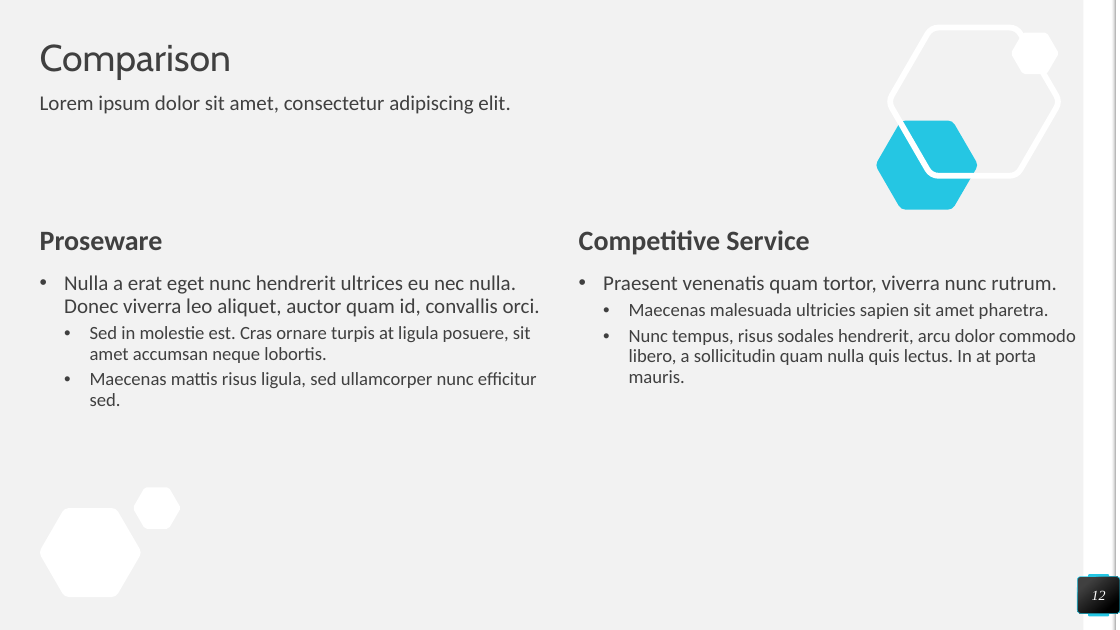
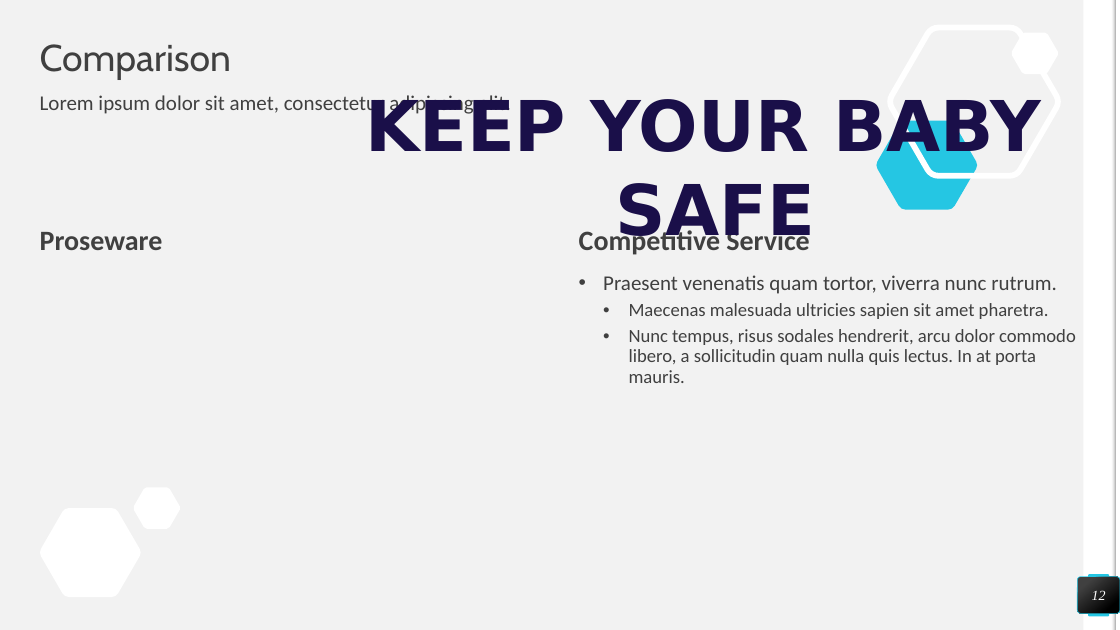
Before and after one commit to accuit/IqHealth, a slide deck: slide 12 of IqHealth/Marketing/HealthIQ-3.pptx. Drawn at 1120x630 pixels with LibreOffice and Linux fonts; fonts in the diff are those of the drawing; background and template pictures are left out. Boxes give left, top, right and bottom in pixels: in the first picture for what was removed or moved away, otherwise in the second. Text is boxed around its words. In the diff, an @@ line names an element or a change of style, - is before the commit and + after.

```diff
--- a/IqHealth/Marketing/HealthIQ-3.pptx
+++ b/IqHealth/Marketing/HealthIQ-3.pptx
@@ text added at (365, 95, 1041, 250), 60 pt, text gradient #0D0725 to #1A0F49 to #4D2DD4, bold @@
+KEEP YOUR BABY
+SAFE
@@ text removed at (64, 275, 540, 406) @@
-• Nulla a erat eget nunc hendrerit ultrices eu nec nulla. Donec viverra leo aliquet, auctor quam id, convallis orci.
-  • Sed in molestie est. Cras ornare turpis at ligula posuere, sit amet accumsan neque lobortis.
-  • Maecenas mattis risus ligula, sed ullamcorper nunc efficitur sed.
```
Also in this commit, not shown: 4 slides added, 15 other files.
